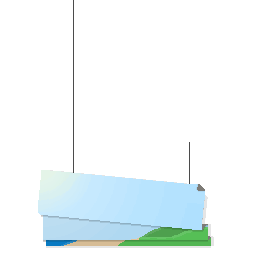
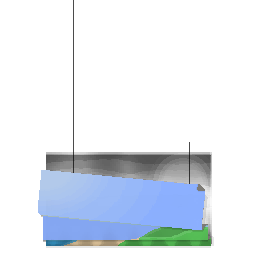
Revision of a layered 256 x 256 image; what changed, layer by layer:
added layer "Layer 4" above "Layer 3" over [46, 194, 212, 246]
added layer "Layer 6" (50%) above "Layer 1 copy 2" over [38, 170, 162, 225]
added layer "Layer 1 copy 2" above "Layer 1 copy" over [38, 170, 211, 246]
added layer "Layer 5 copy" (80%) above "Layer 5" over [44, 152, 212, 246]
added layer "Layer 5" above "Layer 2" over [44, 152, 212, 246]
